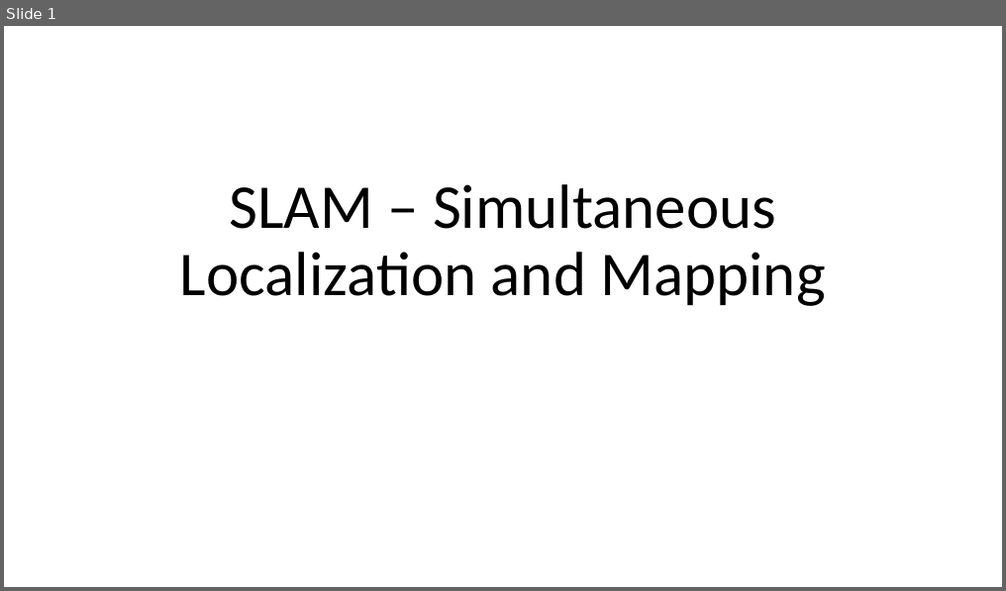
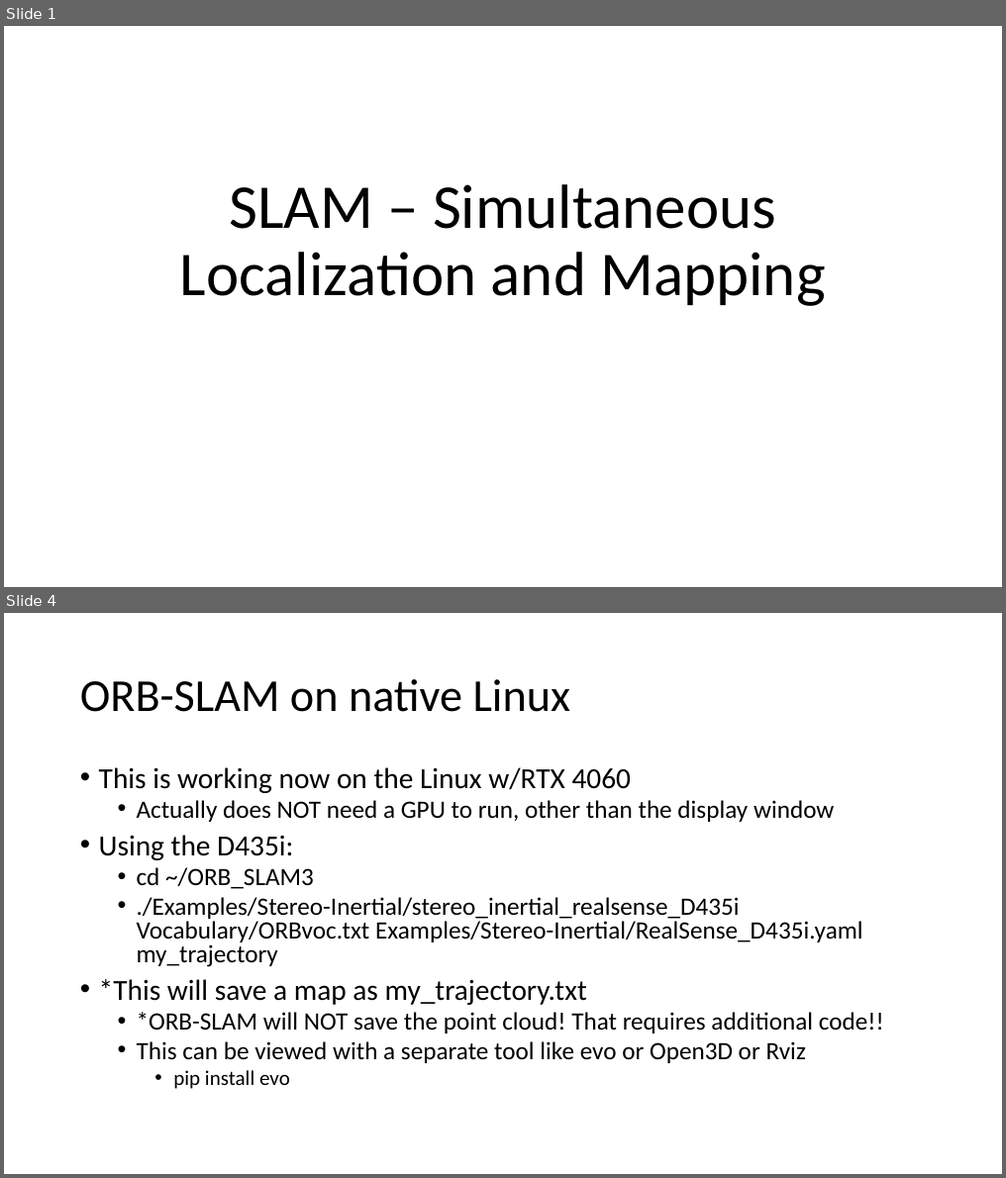
Before and after one commit to gigaprog/p_presentations, a slide deck: embedded/SLAM_robot_mapping/SLAM_robot_mapping.pptx. Shown one above the other, each under a label of ours: slide 1 before the commit, slides 1 and 4 after it; the slides between them are not shown. The pictures are 1006x591 and 1006x1178 pixels, drawn with LibreOffice and Linux fonts; fonts in the diff are those of the drawing. Boxes give left, top, right and bottom in pixels: in the first picture for what was removed or moved away, otherwise in the second. Text is boxed around its words. In the diff, an @@ line names an element or a change of style, - is before the commit and + after.

```diff
--- a/embedded/SLAM_robot_mapping/SLAM_robot_mapping.pptx
+++ b/embedded/SLAM_robot_mapping/SLAM_robot_mapping.pptx
@@ slide 4 added at (4, 613, 1002, 1174), background #FFFFFF @@
@@ title added at (80, 679, 570, 712), 44 pt, text #000000 @@
+ORB-SLAM on native Linux
@@ text added at (99, 767, 884, 1089), 24 pt, text #000000 @@
+• This is working now on the Linux w/RTX 4060
+  • Actually does NOT need a GPU to run, other than the display window
+• Using the D435i:
+  • cd ~/ORB_SLAM3
+  • ./Examples/Stereo-Inertial/stereo_inertial_realsense_D435i Vocabulary/ORBvoc.txt Examples/Stereo-Inertial/RealSense_D435i.yaml my_trajectory
+• *This will save a map as my_trajectory.txt
+  • *ORB-SLAM will NOT save the point cloud! That requires additional code!!
+  • This can be viewed with a separate tool like evo or Open3D or Rviz
+    • pip install evo
```
Also in this commit, not shown: 1 slide changed, 2 other slides added.
